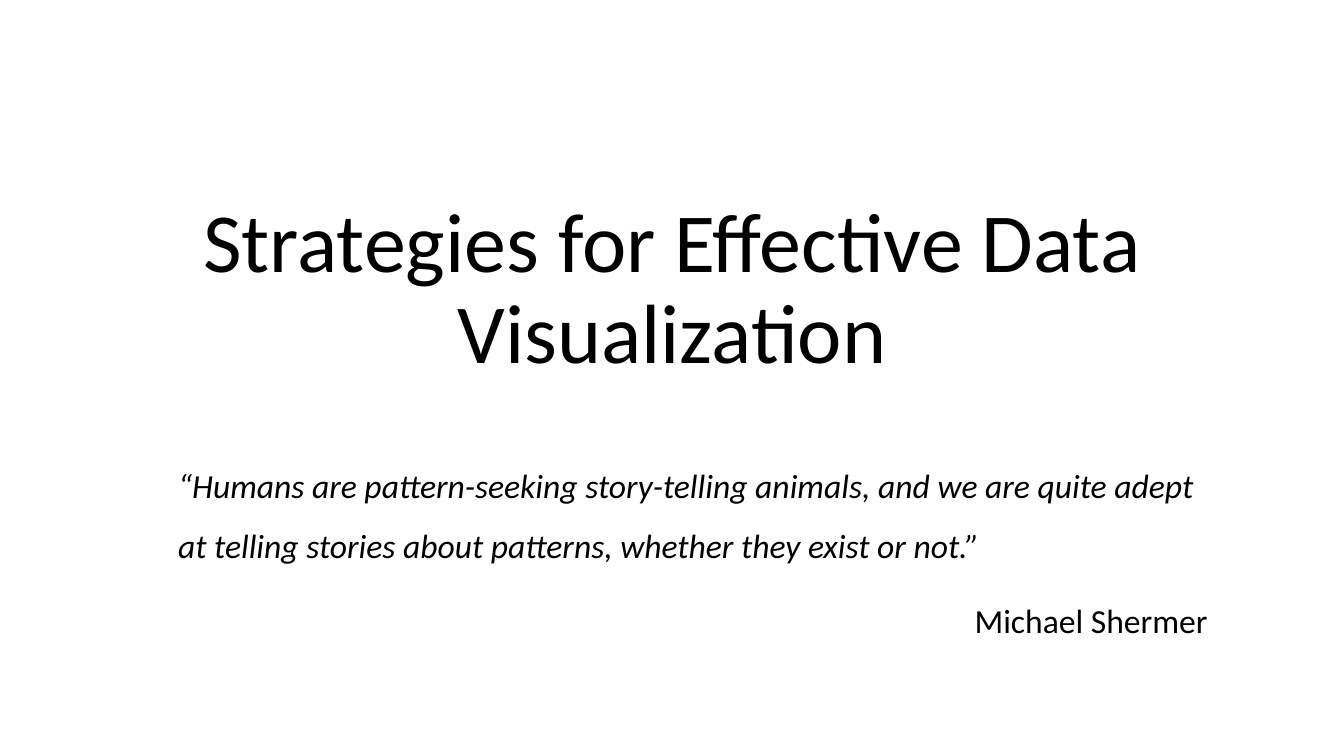
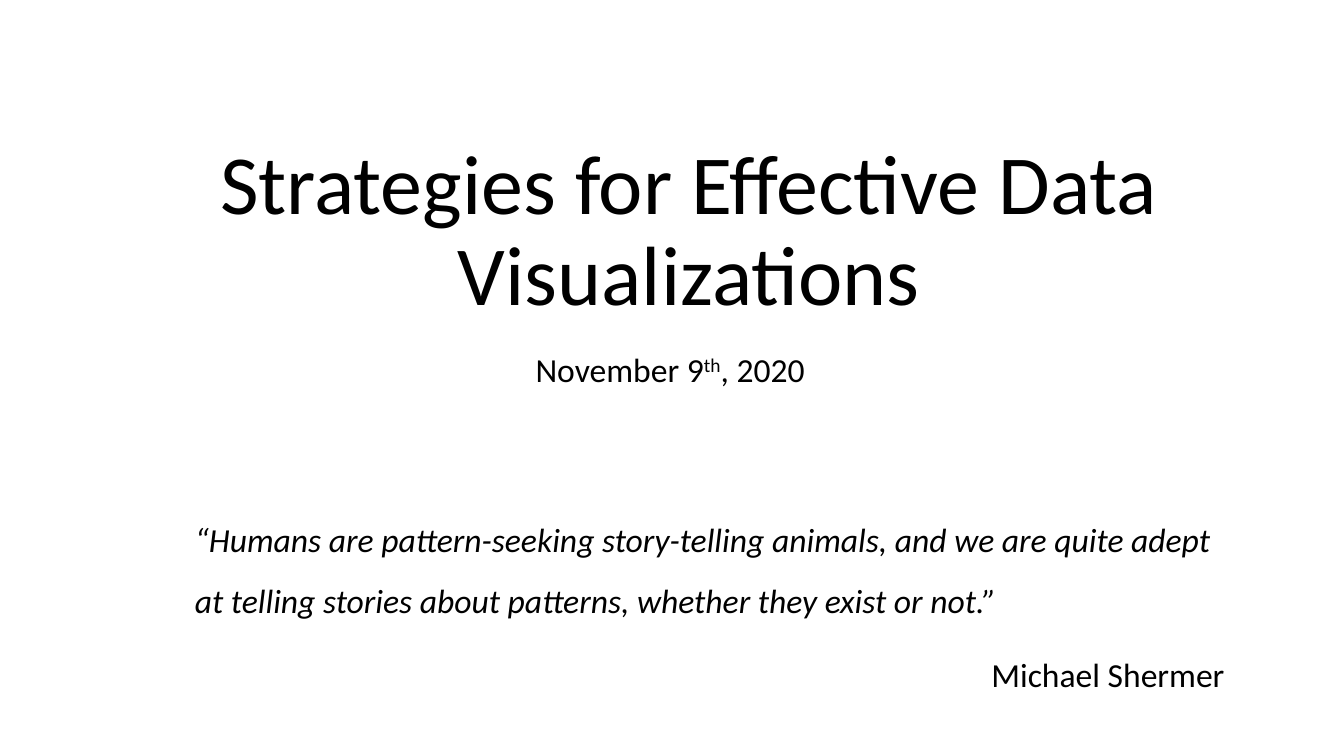
Before and after one commit to ipozdeev/it-skills-for-research, a slide deck: slide 1 of visualization/visualization_slides.pptx. Drawn at 1344x756 pixels with LibreOffice and Linux fonts; fonts in the diff are those of the drawing. Boxes give left, top, right and bottom in pixels: in the first picture for what was removed or moved away, otherwise in the second. Text is boxed around its words. In the diff, an @@ line names an element or a change of style, - is before the commit and + after.

Commit message:
data in visualization lecture

```diff
--- a/visualization/visualization_slides.pptx
+++ b/visualization/visualization_slides.pptx
@@ title at <box>220,156,1158,306</box>: text changed @@
-Strategies for Effective Data Visualization
+Strategies for Effective Data Visualizations
@@ subtitle added at <box>536,358,805,383</box>, 24 pt, text #000000 @@
+November 9th, 2020
@@ text "“Humans are pattern-seeking story-telling animals, ...": place and size @@
-text "“Humans are pattern-seeking story-telling animals, ..." at <box>178,474,1208,634</box>
+text "“Humans are pattern-seeking story-telling animals, ..." at <box>195,528,1225,688</box>
```
Also in this commit, not shown: 5 other slides changed, 2 other files.
